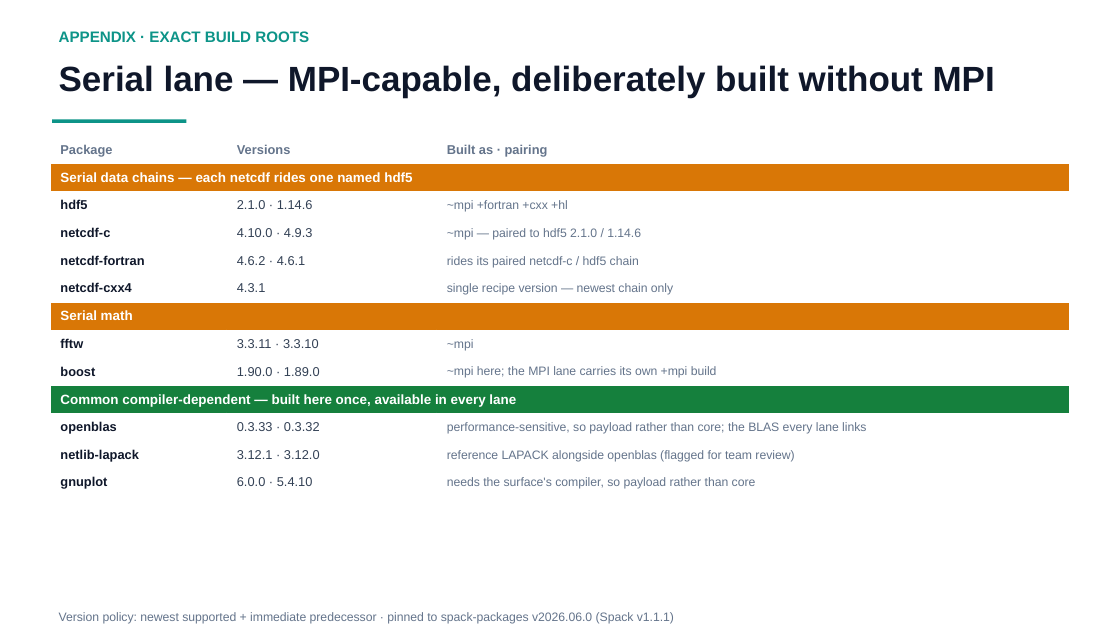
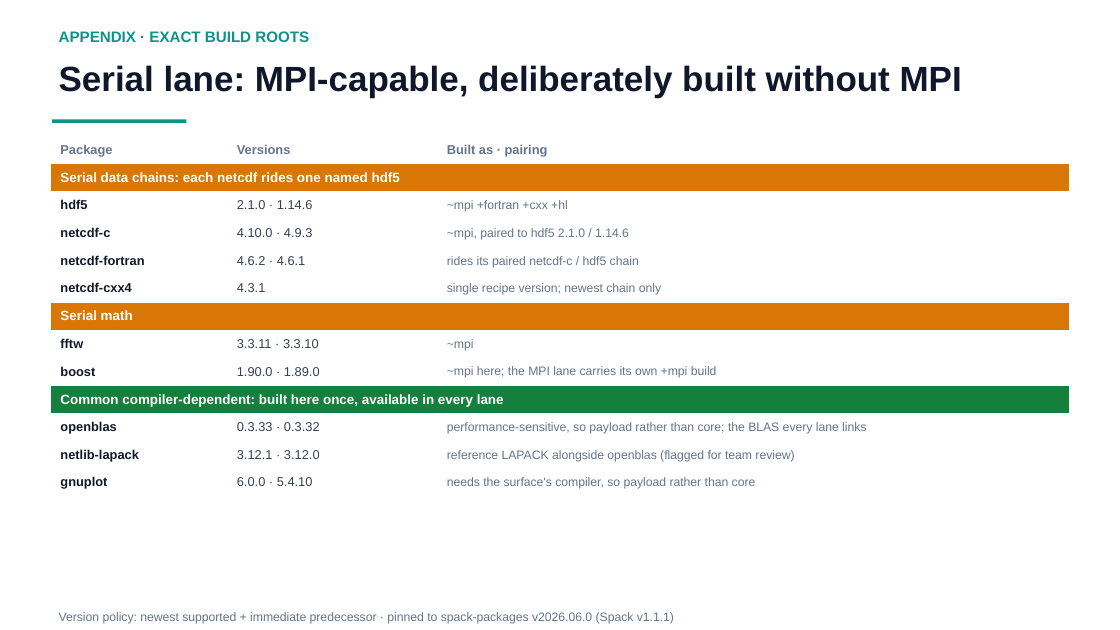
Before and after one commit to ray12514/stack-planning, a slide deck: slide 11 of presentations/cse_lanes_model.pptx. Drawn at 1120x630 pixels with LibreOffice and Linux fonts; fonts in the diff are those of the drawing. Boxes give left, top, right and bottom in pixels: in the first picture for what was removed or moved away, otherwise in the second. Text is boxed around its words. In the diff, an @@ line names an element or a change of style, - is before the commit and + after.

```diff
--- a/presentations/cse_lanes_model.pptx
+++ b/presentations/cse_lanes_model.pptx
@@ text at [59,65,962,98]: text changed @@
-Serial lane — MPI-capable, deliberately built without MPI
+Serial lane: MPI-capable, deliberately built without MPI
@@ table at [50,136,1070,497] @@
-row 2, column 1: Serial data chains — each netcdf rides one named hdf5
+row 2, column 1: Serial data chains: each netcdf rides one named hdf5
-row 4, column 3: ~mpi — paired to hdf5 2.1.0 / 1.14.6
+row 4, column 3: ~mpi, paired to hdf5 2.1.0 / 1.14.6
-row 6, column 3: single recipe version — newest chain only
+row 6, column 3: single recipe version; newest chain only
-row 10, column 1: Common compiler-dependent — built here once, available in every lane
+row 10, column 1: Common compiler-dependent: built here once, available in every lane
```
Also in this commit, not shown: 10 other slides changed, 1 other file.
